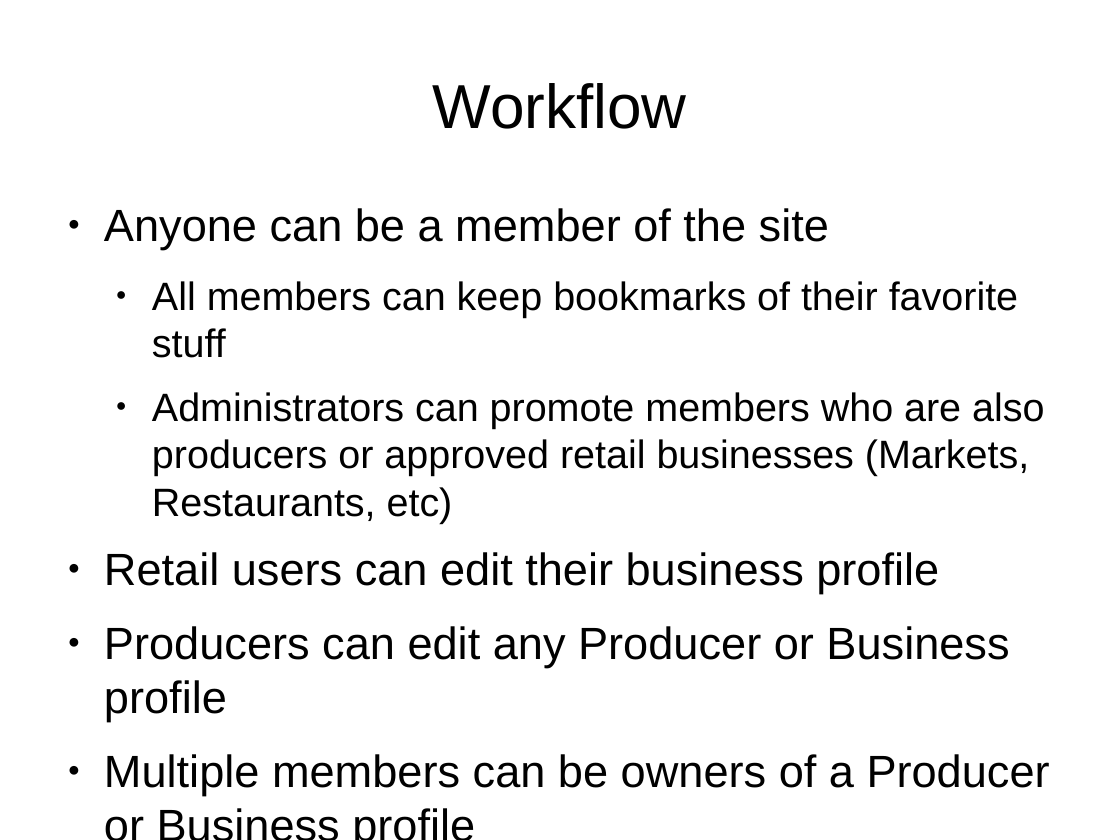
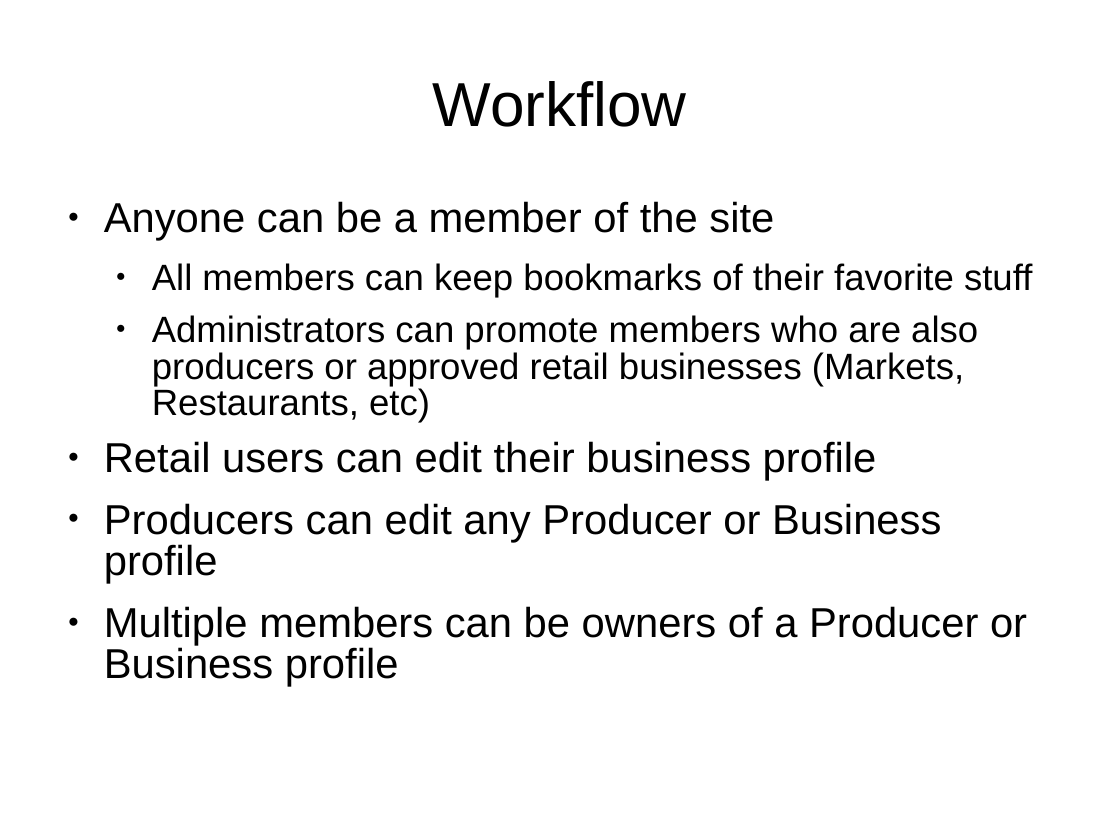
Before and after one commit to wildintellect/OSGeoLive-analysis, a slide deck: slide 4 of AgGuide/websitespecs.odp (slide 2 before the commit). Drawn at 1120x840 pixels with LibreOffice and Linux fonts; fonts in the diff are those of the drawing. Boxes give left, top, right and bottom in pixels: in the first picture for what was removed or moved away, otherwise in the second. Text is boxed around its words. In the diff, an @@ line names an element or a change of style, - is before the commit and + after.

```diff
--- a/AgGuide/websitespecs.odp
+++ b/AgGuide/websitespecs.odp
@@ title "Workflow" at <box>433,81,687,127</box>: line spacing 1 to 0.93 @@
@@ text "Anyone can be a member ..." at <box>104,201,1032,687</box>: size 32 to 29.6 pt in "Anyone can be a member of the ...", "Retail users can edit their business profile", "Producers can edit any Producer or Business ...", "Multiple members can be owners of a ..."; size 28 to 25.9 pt in "All members can keep bookmarks of their ...", "Administrators can promote members who are also ..."; line spacing 1 to 0.83 @@
```
Also in this commit, not shown: 3 other slides changed, 6 slides added.
